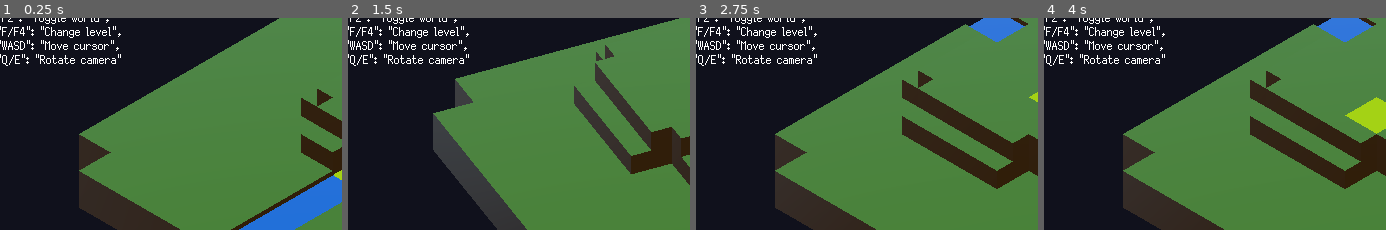
Above: before the commit, frames 1-4 (left to right).
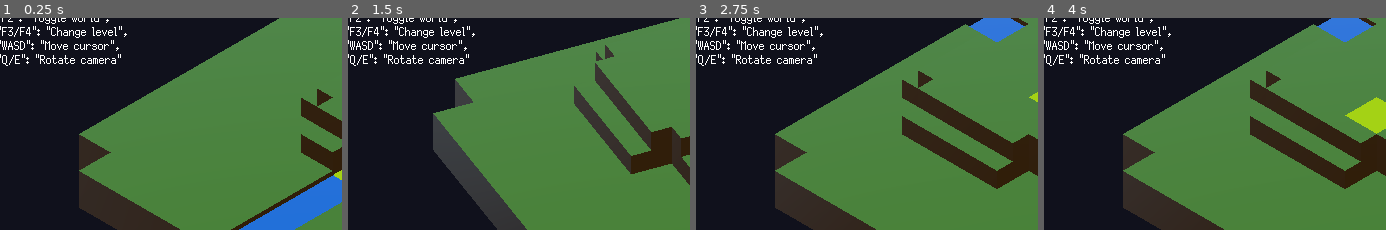
Above: after the commit, the same moments.

Repository: colinbellino/tactics-map-cursor-godot-example
Game: Godot game, scene res://scenes/main.tscn
Two runs of this game, one before a commit and one after it. Both use one fixed random seed, a clock stepped at 60 frames per second and the inputs below.
Inputs:
- Up to frame 1 (0.25 s): no input
- Up to frame 2 (1.5 s): tap Enter at 0.5 s; hold Z (move_up) from 0.53 s (still down); tap A (camera_left) at 0.6 s; tap Space at 1.25 s; tap E (camera_right) at 1.35 s
- Up to frame 3 (2.75 s): tap Enter at 2 s; release Z (move_up) at 2.03 s; hold Q (move_left) from 2.03 s (still down); tap A (camera_left) at 2.1 s
- Up to frame 4 (4 s): tap Space at 2.75 s; tap E (camera_right) at 2.85 s; tap Enter at 3.5 s; release Q (move_left) at 3.53 s; hold S (move_down) from 3.53 s (still down); tap A (camera_left) at 3.6 s
The pictures show only the part of the screen within x 4-54%, y 19-69%; the shares and areas given below are measured in that part.

The runs differ from the first frame. In frame 1, 0.5% of the frame differs, in the area x 2-38%, y 3-10%; in frame 2, 0.5%; in frame 3, 0.5%; in frame 4, 0.5%.

Commit message:
F3/F4 to change level

Diff:
--- a/scripts/DebugUI.gd
+++ b/scripts/DebugUI.gd
@@ -23,7 +23,7 @@
         "Shortcuts": {
             "F1": "Toggle debug menu",
             "F2": "Toggle world",
-            "F/F4": "Change level",
+            "F3/F4": "Change level",
             "WASD": "Move cursor",
             "Q/E": "Rotate camera",
         },
--- a/scripts/Game.gd
+++ b/scripts/Game.gd
@@ -5,9 +5,7 @@
 onready var gridmap : GridMap = get_node("%GridMap")
 onready var cursor : Spatial = get_node("%Cursor")
 onready var highlight : Spatial = get_node("%Highlight")
-const unit_prefab : String = "res://prefabs/entity.tscn"
-const projectile_prefab : String = "res://prefabs/entity.tscn"
-const wall_prefab : String = "res://prefabs/wall_0.tscn"
+onready var highlight_mesh_instance : MeshInstance = highlight.get_node("MeshInstance")
 
 const MOVE_SPEED : float = 10.0
 const MOVE_RANGE : float = 80.0
@@ -81,6 +79,14 @@
         gridmap.visible = !gridmap.visible
         print("Map: %s" % ("ENABLED" if gridmap.visible else "DISABLED"))
 
+    if Input.is_action_just_released("debug_3"):
+        load_level(0)
+        move_cursor(State.cursor_position)
+
+    if Input.is_action_just_released("debug_4"):
+        load_level(1)
+        move_cursor(State.cursor_position)
+
     if State.cursor_position != new_cursor_position:
         move_cursor(new_cursor_position)
 
@@ -99,6 +105,7 @@
         var cell_orientation : int = cells_dictionary[cell_position][1]
         gridmap.set_cell_item(int(cell_position.x), int(cell_position.y), int(cell_position.z), cell_id, cell_orientation)
 
+    print("Level %s loaded." % index)
 
 func move_cursor(new_cursor_position: Vector2) -> void:
     # Update cursor
@@ -146,9 +153,9 @@
         mdt.set_material(highlight_material)
         mdt.commit_to_surface(highlight_mesh)
 
-        (highlight.find_node("MeshInstance") as MeshInstance).mesh = highlight_mesh
-        highlight.rotation = ORTHOGONAL_ANGLES[cell_orientation]
         highlight.transform.origin = cursor_world_position + Vector3(0.5, 0.5, 0.5)
+        highlight_mesh_instance.mesh = highlight_mesh
+        highlight_mesh_instance.rotation = ORTHOGONAL_ANGLES[cell_orientation]
 
         State.cursor_position = new_cursor_position
 
